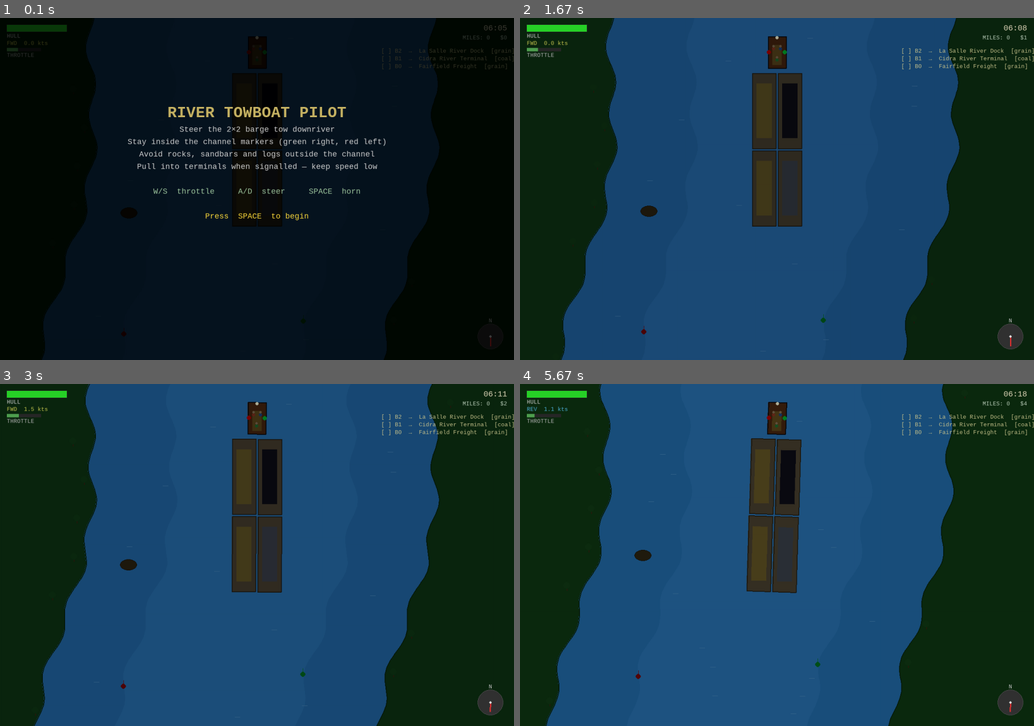
Above: before the commit, frames 1-4 (two rows, left to right).
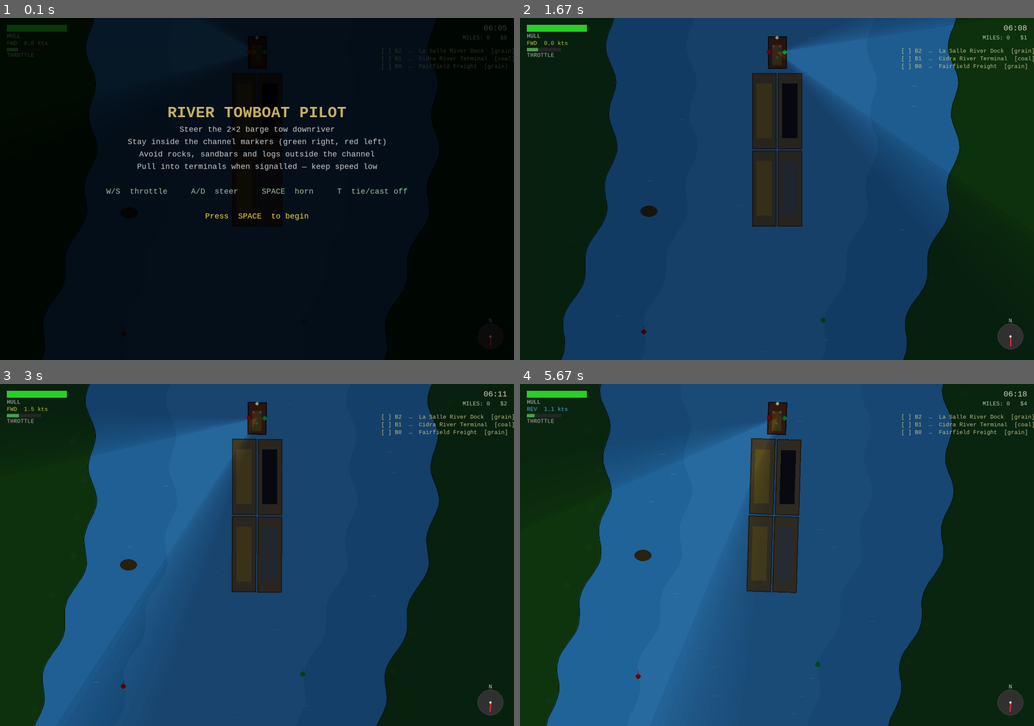
Above: after the commit, the same moments.

Repository: roadwarrior99/lock-simulator
Game: pygame game, started from pilot_sim.py
Two runs of this game, one before a commit and one after it. Both use one fixed random seed, a clock stepped at 60 frames per second and the inputs below.
Inputs (mouse positions are in pixels of both pictures, inside the frame that each line leads up to):
- Up to frame 1 (0.1 s): no input
- Up to frame 2 (1.67 s): hold T 0.33-0.8 s; move the mouse to (756, 202) at 0.37 s; tap Space at 0.83 s; hold Right 1.17-1.63 s; move the mouse to (854, 69) at 1.2 s
- Up to frame 3 (3 s): hold Up 1.67-1.97 s; move the mouse to (318, 585) at 1.7 s; hold Right 2-2.47 s; move the mouse to (267, 438) at 2.03 s; hold Left from 2.5 s (still down); move the mouse to (71, 544) at 2.53 s
- Up to frame 4 (5.67 s): release Left at 3.03 s; hold Down 3.07-3.37 s; move the mouse to (782, 589) at 3.1 s; hold Left 3.4-3.8 s; move the mouse to (761, 496) at 3.43 s; hold Up 3.83-4.2 s; move the mouse to (910, 609) at 3.87 s; hold Left 4.23-4.87 s; move the mouse to (956, 643) at 4.27 s; hold Down 4.9-5.27 s; move the mouse to (936, 548) at 4.93 s; hold Left from 5.3 s (still down); move the mouse to (607, 589) at 5.33 s

The runs differ from the first frame. In frame 1, 0.4% of the frame differs, in the area x 20-80%, y 49-52%; in frame 2, 7.6%; in frame 3, 13%; in frame 4, 18%, in the area x 5-49%, y 11-100%.

Commit message:
enhancements

Diff:
--- a/asset_manager.py
+++ b/asset_manager.py
@@ -1771,6 +1771,8 @@
         prompts = prompt_keyword_replacement(prompts,tag, config[tag])
         file_names = prompt_keyword_replacement(file_names,tag, config[tag])
     pipe=None
+
+    #load the models ahead of the main loop to save time between prompts.
     if config["model"] == "zimage":
         local_path = "/Users/colinhayes/.lmstudio/models/jayn7/Z-Image-Turbo-GGUF/z_image_turbo-Q4_K_S.gguf"
         transformer = ZImageTransformer2DModel.from_single_file(
--- a/pilot_sim.py
+++ b/pilot_sim.py
@@ -941,7 +941,8 @@
                          _ws(0, 0), (sx + int(rx * (hw + 14)), sy + int(ry * (hw + 14))), 1)
 
 
-def draw_docks(surf, docks, cam_x, cam_y, ambient, active_dock, unload_t, game_hour):
+def draw_docks(surf, docks, cam_x, cam_y, ambient, active_dock, unload_t, game_hour,
+               tied_to_dock=False):
     for d in docks:
         sx = int(d.wx - cam_x + SW // 2)
         sy = int(d.wy - cam_y + VREF_Y)
@@ -972,14 +973,20 @@
                     gsurf = pygame.Surface((24, 24), pygame.SRCALPHA)
                     pygame.draw.circle(gsurf, (*DOCK_LIT, 80), (12, 12), 12)
                     surf.blit(gsurf, (lx - 12, sy - 28))
-            # "DOCK" approach arrow if not visited
-            if not d.visited:
-                arrow_col = (255, 230, 60)
-                if is_active:
-                    arrow_col = (60, 255, 60)
-                font_sm = pygame.font.SysFont('monospace', 11, bold=True)
-                lbl = font_sm.render('DOCK', True, arrow_col)
-                surf.blit(lbl, (sx - lbl.get_width() // 2, sy - 38))
+            # Dock name label — always visible
+            name_font = pygame.font.SysFont('monospace', 11, bold=True)
+            name_col  = dim3((230, 220, 170), ambient * 0.6 + 0.35)
+            name_lbl  = name_font.render(d.name or 'TERMINAL', True, name_col)
+            surf.blit(name_lbl, (sx - name_lbl.get_width() // 2, sy - 52))
+            # Status prompt
+            if is_active and tied_to_dock:
+                prompt = name_font.render('TIED OFF  — T to cast off', True, (60, 255, 60))
+                surf.blit(prompt, (sx - prompt.get_width() // 2, sy - 38))
+            elif not d.visited:
+                prompt_col = (255, 230, 60)
+                prompt_txt = '[T] TIE OFF'
+                prompt = name_font.render(prompt_txt, True, prompt_col)
+                surf.blit(prompt, (sx - prompt.get_width() // 2, sy - 38))
 
 
 # ── HUD ────────────────────────────────────────────────────────────────────────
@@ -1103,7 +1110,7 @@
         ('Avoid rocks, sandbars and logs outside the channel', font, (210, 210, 210)),
         ('Pull into terminals when signalled — keep speed low', font, (210, 210, 210)),
         ('', font, (0, 0, 0)),
-        ('W/S  throttle     A/D  steer     SPACE  horn', font, (160, 200, 160)),
+        ('W/S  throttle     A/D  steer     SPACE  horn     T  tie/cast off', font, (160, 200, 160)),
         ('', font, (0, 0, 0)),
         ('Press  SPACE  to begin', font, (255, 220, 60)),
     ]
@@ -1113,6 +1120,58 @@
             r = fnt.render(txt, True, col)
             surf.blit(r, (SW // 2 - r.get_width() // 2, y))
         y += fnt.size('A')[1] + 8
+
+
+def draw_spotlight(surf, mouse_x, mouse_y, ambient):
+    """Cone of light from the towboat bow toward the mouse cursor.
+
+    The apex is always at the towboat's fixed screen position (SW//2, VREF_Y).
+    The beam sweeps as the operator moves the mouse, illuminating obstacles and
+    buoys ahead.  Outside the cone everything darkens with night.
+    """
+    if ambient >= 0.90:
+        return
+    darkness = max(0.0, min(1.0, (0.90 - ambient) / 0.75))
+    max_dark  = int(darkness * 225)
+    if max_dark < 2:
+        return
+
+    # Towboat is always at this fixed screen position (cam tracks vessel exactly)
+    bx, by = SW // 2, VREF_Y
+
+    mx, my = int(mouse_x), int(mouse_y)
+    dx, dy = mx - bx, my - by
+    dist   = math.hypot(dx, dy)
+    if dist < 1:
+        # Mouse on top of boat — illuminate a full circle so it's never blacked out
+        dx, dy, dist = 0, 1, 1
+
+    angle    = math.atan2(dy, dx)
+    beam_len = 1500         # pixels — exceeds screen diagonal so cone covers the full map
+    HALF     = math.radians(22)   # half-angle of bright core
+
+    def fan_poly(half_a, length, steps=28):
+        pts = [(bx, by)]
+        for i in range(steps + 1):
+            a = angle - half_a + 2 * half_a * i / steps
+            pts.append((int(bx + math.cos(a) * length),
+                        int(by + math.sin(a) * length)))
+        return pts
+
+    overlay = pygame.Surface((SW, SH), pygame.SRCALPHA)
+    overlay.fill((0, 2, 20, max_dark))
+
+    # Penumbra: draw from outermost (darkest) to innermost (transparent).
+    # Each layer overwrites the previous in the overlap region, so the
+    # final pixel alpha falls from max_dark at the edge to 0 at the core.
+    PENUMBRA = 14
+    for k in range(PENUMBRA, -1, -1):
+        t      = k / PENUMBRA               # 1 = outermost, 0 = core
+        half_a = HALF * (1.0 + t * 0.75)   # widens by up to 75% at edge
+        alph   = int(max_dark * (t ** 0.55))
+        pygame.draw.polygon(overlay, (0, 2, 20, alph), fan_poly(half_a, beam_len))
+
+    surf.blit(overlay, (0, 0))
 
 
 # ── AI river traffic vessel ────────────────────────────────────────────────────
@@ -1211,8 +1270,9 @@
         self.incident_count     = 0    # hull hits
 
         # Docking state
-        self.active_dock  = None
-        self.unload_timer = 0.0
+        self.active_dock   = None
+        self.unload_timer  = 0.0
+        self.tied_to_dock  = False   # True while lines are out at a dock
 
         self.wave_t = 0.0
 
@@ -1697,11 +1757,11 @@
         if self.game_over or self.show_intro:
             return
 
-        self.vessel.update(keys)
-        if any(b.tied for b in self.vessel.barges):
-            self.vessel.speed    = 0.0
-            self.vessel.throttle = 0.0
-            self.vessel.yaw_vel  = 0.0
+        if self.tied_to_dock or any(b.tied for b in self.vessel.barges):
+            # Lines out — skip physics entirely so current can't drift the vessel
+            pass
+        else:
+            self.vessel.update(keys)
         self.wave_t += dt
 
         # Advance game time and shift clock
@@ -1750,21 +1810,17 @@
         if self.active_dock:
             self.unload_timer -= dt
             if self.unload_timer <= 0:
+                # Unloading complete — cast off automatically
                 tied = sum(1 for b in self.vessel.barges if b.tied)
                 bonus = self.DOCK_BONUS + tied * 45.0
-                self.earnings        += bonus
-                self._reward_msg      = f'+${bonus:.0f}  DOCK COMPLETE'
-                self._reward_timer    = 3.5
-                self.active_dock.visited = True
-                self.active_dock  = None
-                self.unload_timer = 0.0
-                self.score       += 1
-        else:
-            dist, nearest = self._nearest_dock_dist()
-            if nearest and dist is not None and dist < DOCK_RADIUS:
-                if abs(self.vessel.speed) < DOCK_SLOW:
-                    self.active_dock  = nearest
-                    self.unload_timer = UNLOAD_TIME
+                self.earnings             += bonus
+                self._reward_msg           = f'+${bonus:.0f}  DOCK COMPLETE'
+                self._reward_timer         = 3.5
+                self.active_dock.visited   = True
+                self.active_dock           = None
+                self.unload_timer          = 0.0
+                self.tied_to_dock          = False
+                self.score                += 1
 
     # ── Draw ────────────────────────────────────────────────────────────────────
     def draw(self, surf, font, font_sm, font_lg):
@@ -1786,7 +1842,8 @@
 
         dock_dist_val, nearest_d = self._nearest_dock_dist()
         draw_docks(surf, self.docks, self.cam_x, self.cam_y,
-                   ambient, self.active_dock, self.unload_timer, self.game_time)
+                   ambient, self.active_dock, self.unload_timer, self.game_time,
+                   tied_to_dock=self.tied_to_dock)
 
         draw_buoys(surf, self.buoys, self.cam_x, self.cam_y,
                    ambient, self.wave_t)
@@ -1799,12 +1856,8 @@
         # Vessel (drawn on top of everything so it is always visible)
         self.vessel.draw(surf, self.cam_x, self.cam_y, ambient)
 
-        # Night overlay — darkens the whole view
-        if ambient < 0.95:
-            dark_a = int((1.0 - ambient) * 160)
-            night_ov = pygame.Surface((SW, SH), pygame.SRCALPHA)
-            night_ov.fill((0, 0, 15, dark_a))
-            surf.blit(night_ov, (0, 0))
+        # Night darkness with spotlight following mouse
+        draw_spotlight(surf, *pygame.mouse.get_pos(), ambient)
 
         # HUD
         draw_hud(surf, self.vessel, self.game_time, self.score,
@@ -1866,6 +1919,23 @@
                             start_cx = self.river.cx(self.vessel.y + 50)
                             self.vessel  = Vessel(start_cx, self.vessel.y + 50)
                             self.game_over = False
+                    elif event.key == pygame.K_t:
+                        # Tie off / cast off at dock
+                        if self.tied_to_dock:
+                            # Cast off manually (unloading cancelled)
+                            self.tied_to_dock = False
+                            self.active_dock  = None
+                            self.unload_timer = 0.0
+                        else:
+                            dist, nearest = self._nearest_dock_dist()
+                            if nearest and dist is not None and dist < DOCK_RADIUS:
+                                if abs(self.vessel.speed) < DOCK_SLOW:
+                                    self.tied_to_dock = True
+                                    self.active_dock  = nearest
+                                    self.unload_timer = UNLOAD_TIME
+                                    self.vessel.speed    = 0.0
+                                    self.vessel.throttle = 0.0
+                                    self.vessel.yaw_vel  = 0.0
                     elif event.key == pygame.K_SPACE:
                         if self.show_intro:
                             self.show_intro = False
